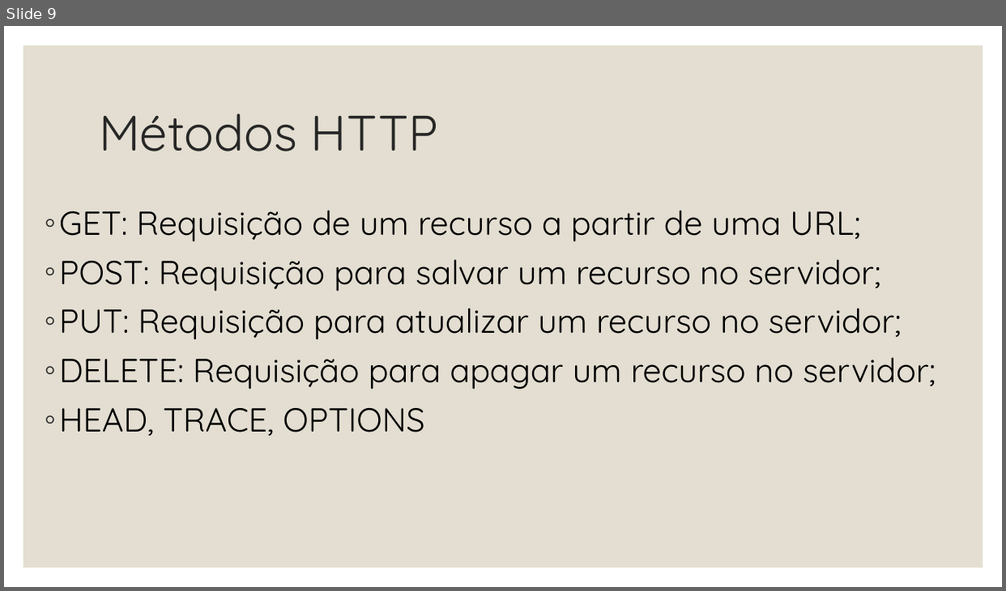
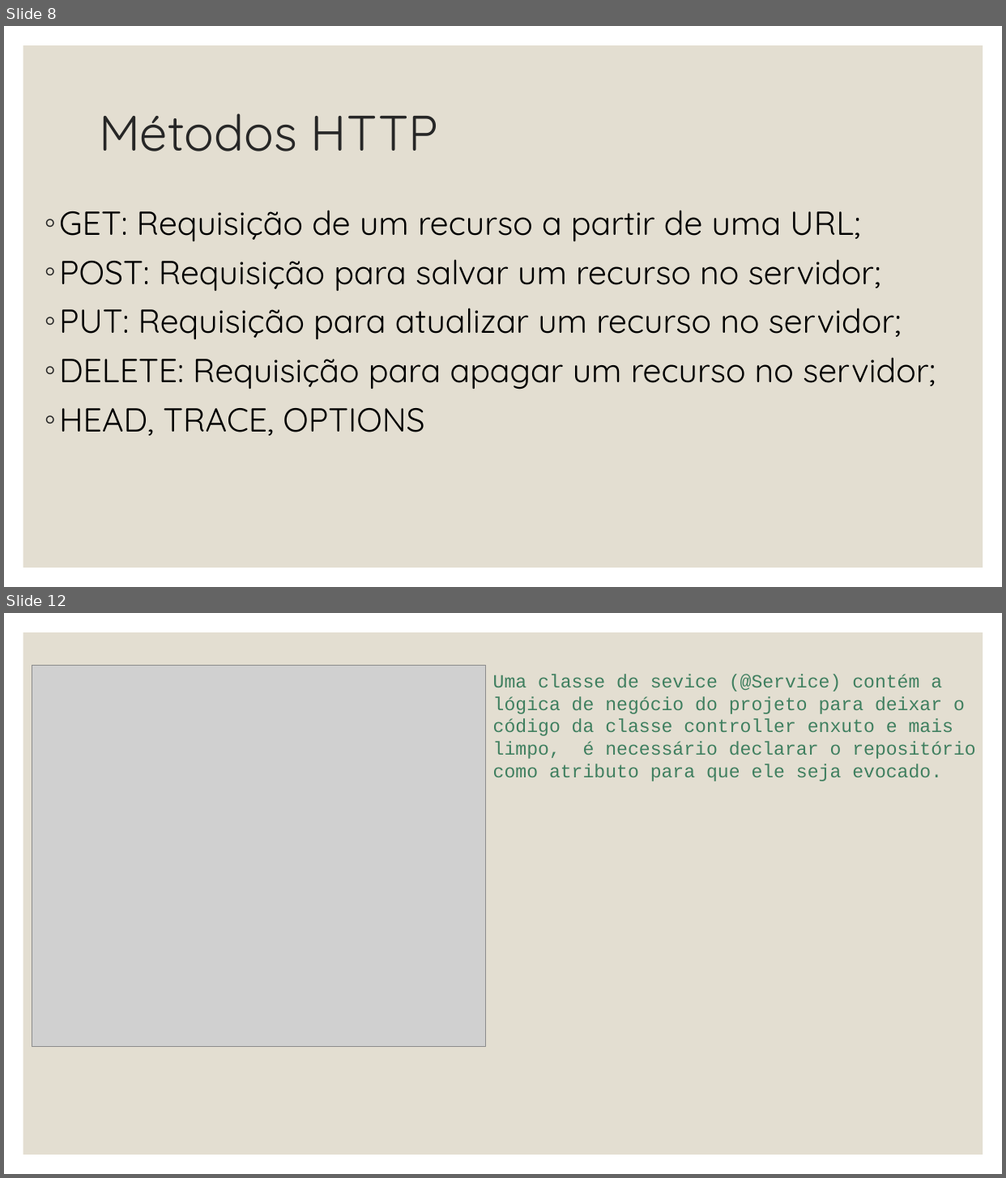
Before and after one commit to duarterafael/web-programming-classroom, a slide deck: classes/Aula 4-Arquitetura REST - Tipos de requests - Camada model e geração de banco de dados.pptx. Shown one above the other, each under a label of ours: slide 9 before the commit, slides 8 and 12 after it; the slides between them are not shown. The pictures are 1006x591 and 1006x1178 pixels, drawn with LibreOffice and Linux fonts; fonts in the diff are those of the drawing; grey boxes stand for pictures. Boxes give left, top, right and bottom in pixels: in the first picture for what was removed or moved away, otherwise in the second. Text is boxed around its words. In the diff, an @@ line names an element or a change of style, - is before the commit and + after.

```diff
--- a/classes/Aula 4-Arquitetura REST - Tipos de requests - Camada model e geração de banco de dados.pptx
+++ b/classes/Aula 4-Arquitetura REST - Tipos de requests - Camada model e geração de banco de dados.pptx
@@ slide 12 added at [4,613,1002,1174], background #FFFFFF; not listed: 1 template element that a slide beside it also shows @@
@@ picture added at [32,666,485,1046] @@
@@ text added at [493,674,975,781], 18 pt, text #3F7F5F @@
+Uma classe de sevice (@Service) contém a lógica de negócio do projeto para deixar o código da classe controller enxuto e mais limpo, é necessário declarar o repositório como atributo para que ele seja evocado.
@@ what was slide 9 is now slide 8 @@
```
Also in this commit, not shown: 22 other slides added, 2 slides removed, 2 other files.
